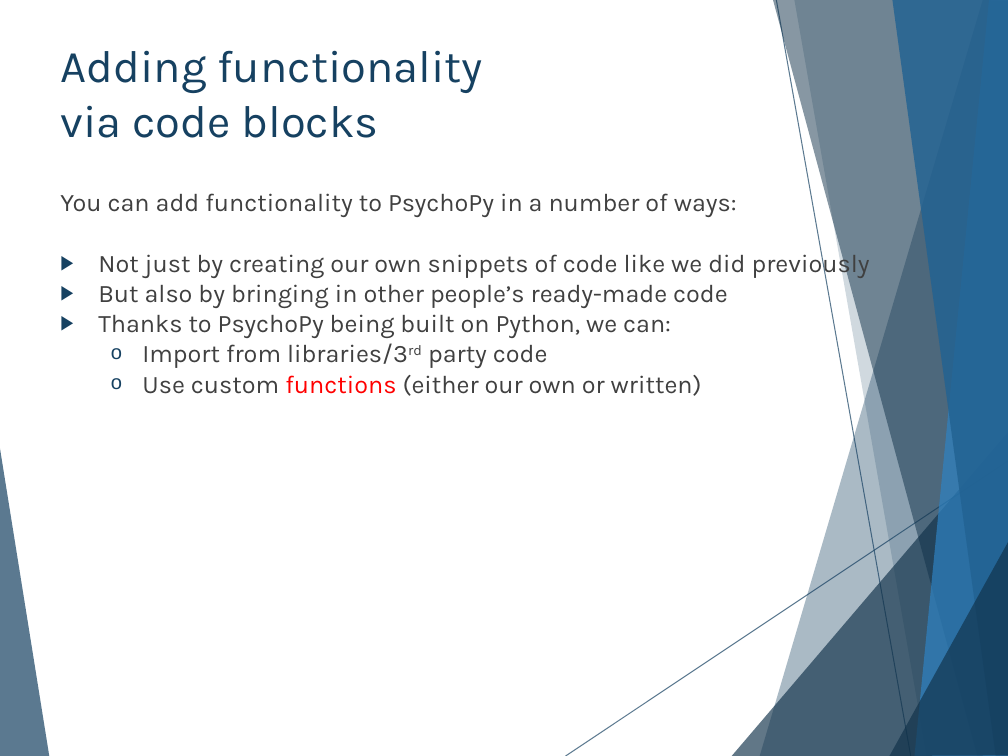
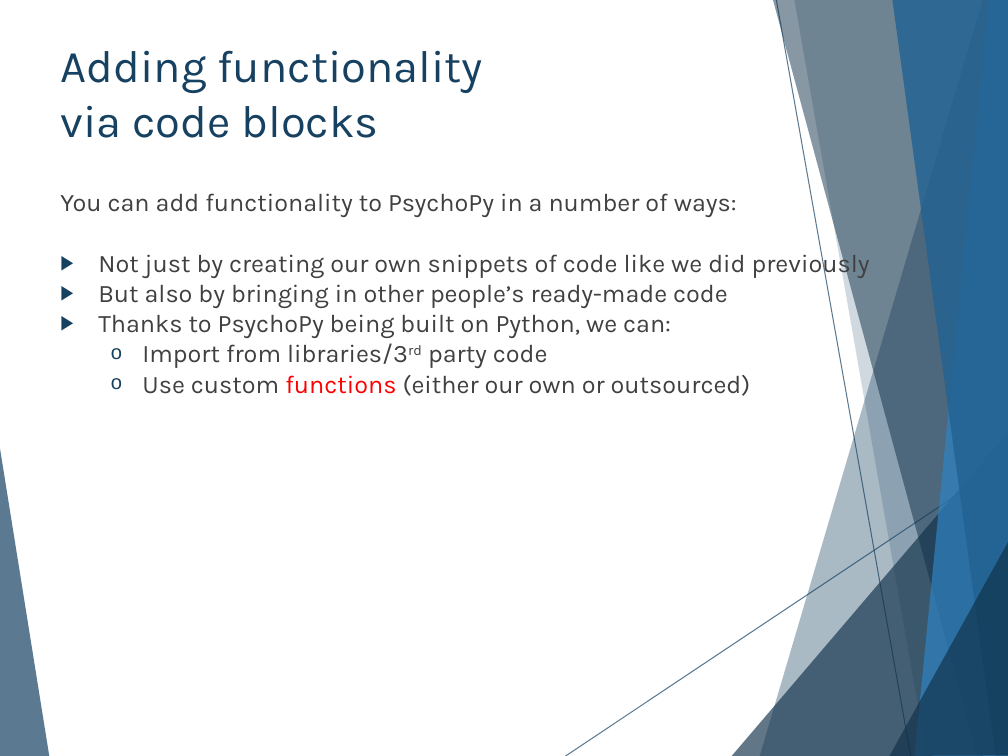
Before and after one commit to hlmpsy/psychopy_training, a slide deck: slide 18 of PsychoPy-Part2/PsychoPy-part2.pptx. Drawn at 1008x756 pixels with LibreOffice and Linux fonts; fonts in the diff are those of the drawing. Boxes give left, top, right and bottom in pixels: in the first picture for what was removed or moved away, otherwise in the second. Text is boxed around its words. In the diff, an @@ line names an element or a change of style, - is before the commit and + after.

```diff
--- a/PsychoPy-Part2/PsychoPy-part2.pptx
+++ b/PsychoPy-Part2/PsychoPy-part2.pptx
@@ text at (142,375,751,396): text changed @@
-  o Use custom functions (either our own or written)
+  o Use custom functions (either our own or outsourced)
```
Also in this commit, not shown: 15 other slides changed, 12 other files.
